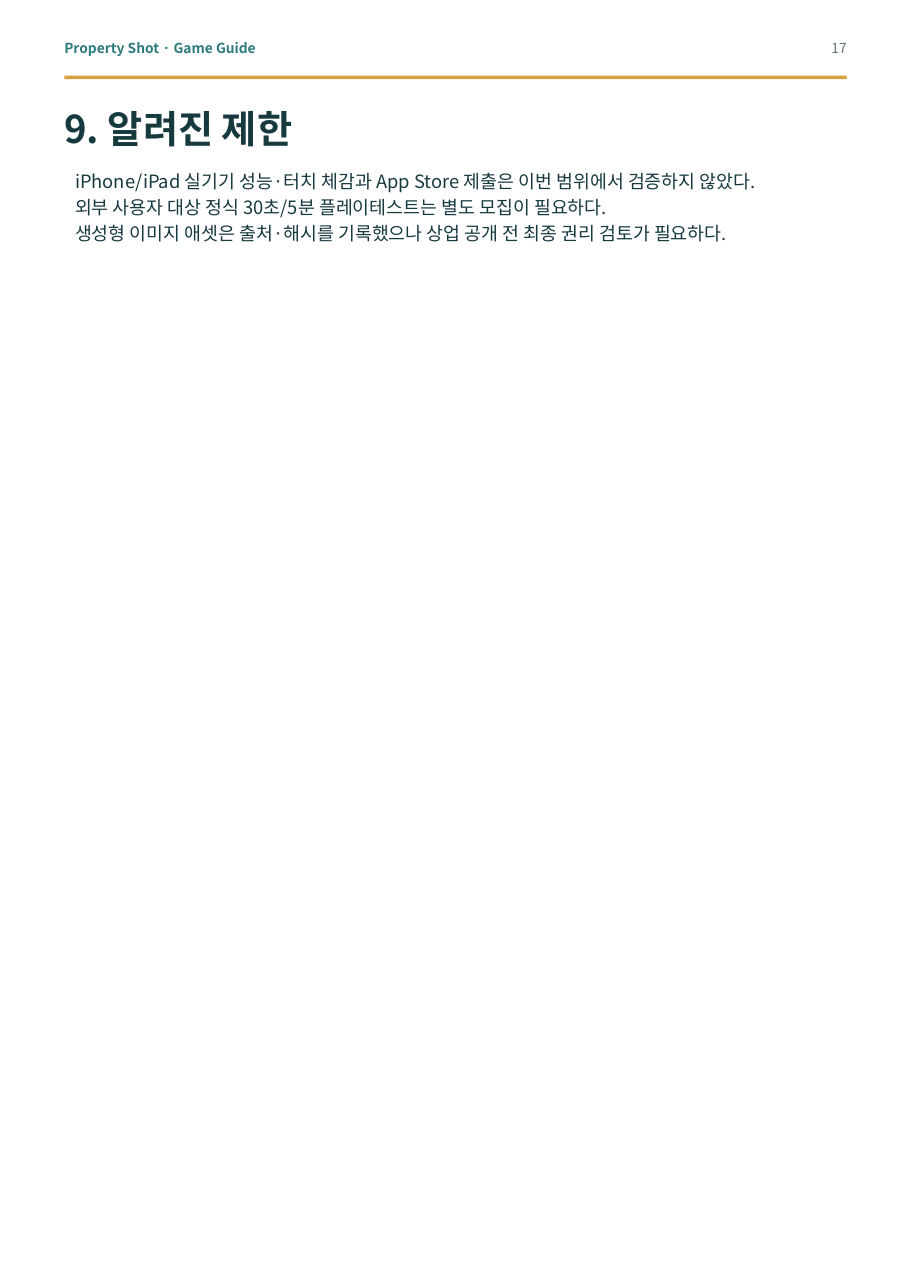
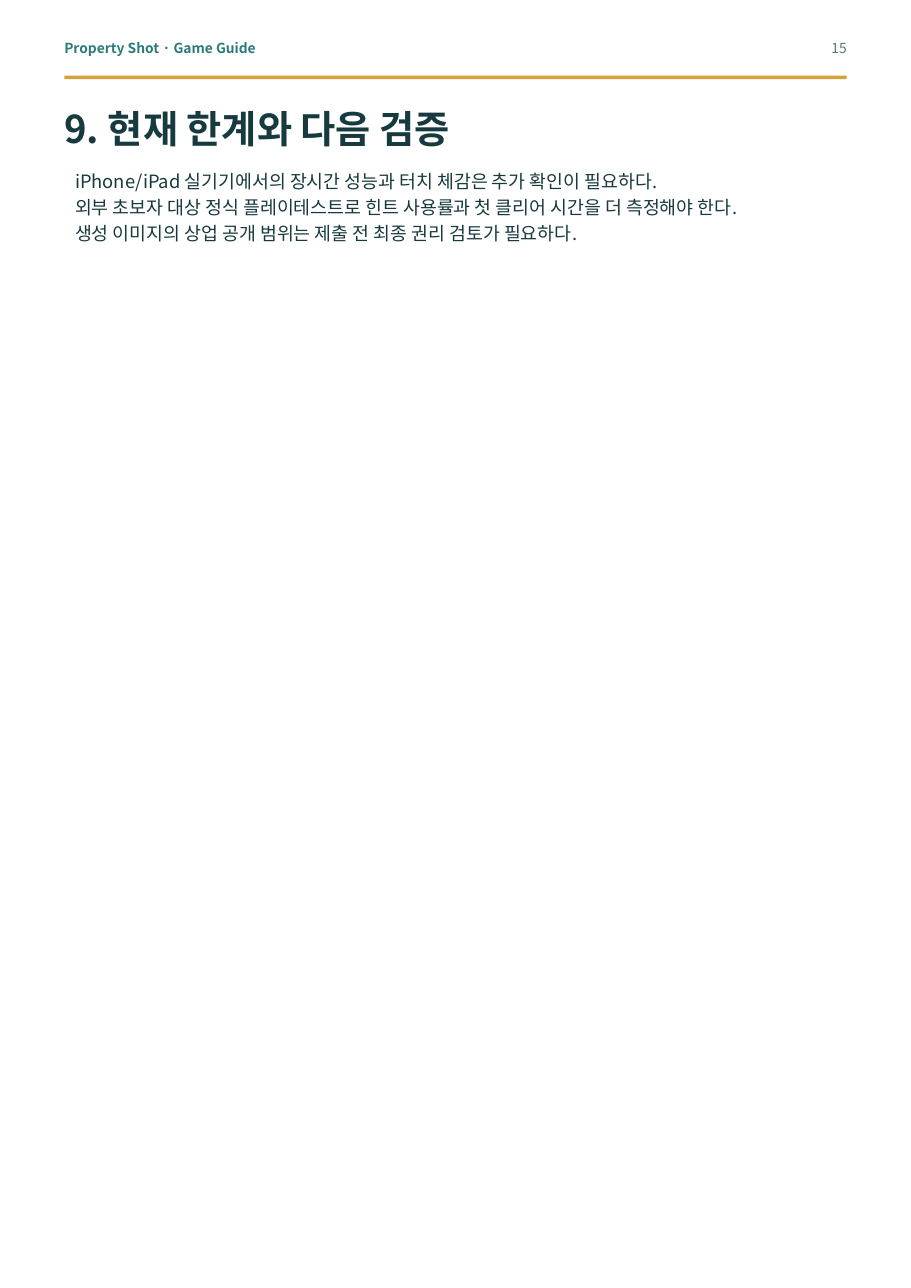
Before and after one commit to good5229/Property_shot, a slide deck: slide 15 of report/dist/property_shot_game_guide.pptx (slide 17 before the commit). Drawn at 911x1288 pixels with LibreOffice and Linux fonts; fonts in the diff are those of the drawing. Boxes give left, top, right and bottom in pixels: in the first picture for what was removed or moved away, otherwise in the second. Text is boxed around its words. In the diff, an @@ line names an element or a change of style, - is before the commit and + after.

```diff
--- a/report/dist/property_shot_game_guide.pptx
+++ b/report/dist/property_shot_game_guide.pptx
@@ text at (831, 43, 846, 53): text changed @@
-17
+15
@@ text at (64, 111, 450, 147): text changed @@
-9. 알려진 제한
+9. 현재 한계와 다음 검증
@@ text at (75, 172, 738, 242): text changed @@
-iPhone/iPad 실기기 성능·터치 체감과 App Store 제출은 이번 범위에서 검증하지 않았다.
-외부 사용자 대상 정식 30초/5분 플레이테스트는 별도 모집이 필요하다.
-생성형 이미지 애셋은 출처·해시를 기록했으나 상업 공개 전 최종 권리 검토가 필요하다.
+iPhone/iPad 실기기에서의 장시간 성능과 터치 체감은 추가 확인이 필요하다.
+외부 초보자 대상 정식 플레이테스트로 힌트 사용률과 첫 클리어 시간을 더 측정해야 한다.
+생성 이미지의 상업 공개 범위는 제출 전 최종 권리 검토가 필요하다.
```
Also in this commit, not shown: 6 other slides changed, 8 slides added, 10 slides removed, 13 other files.
